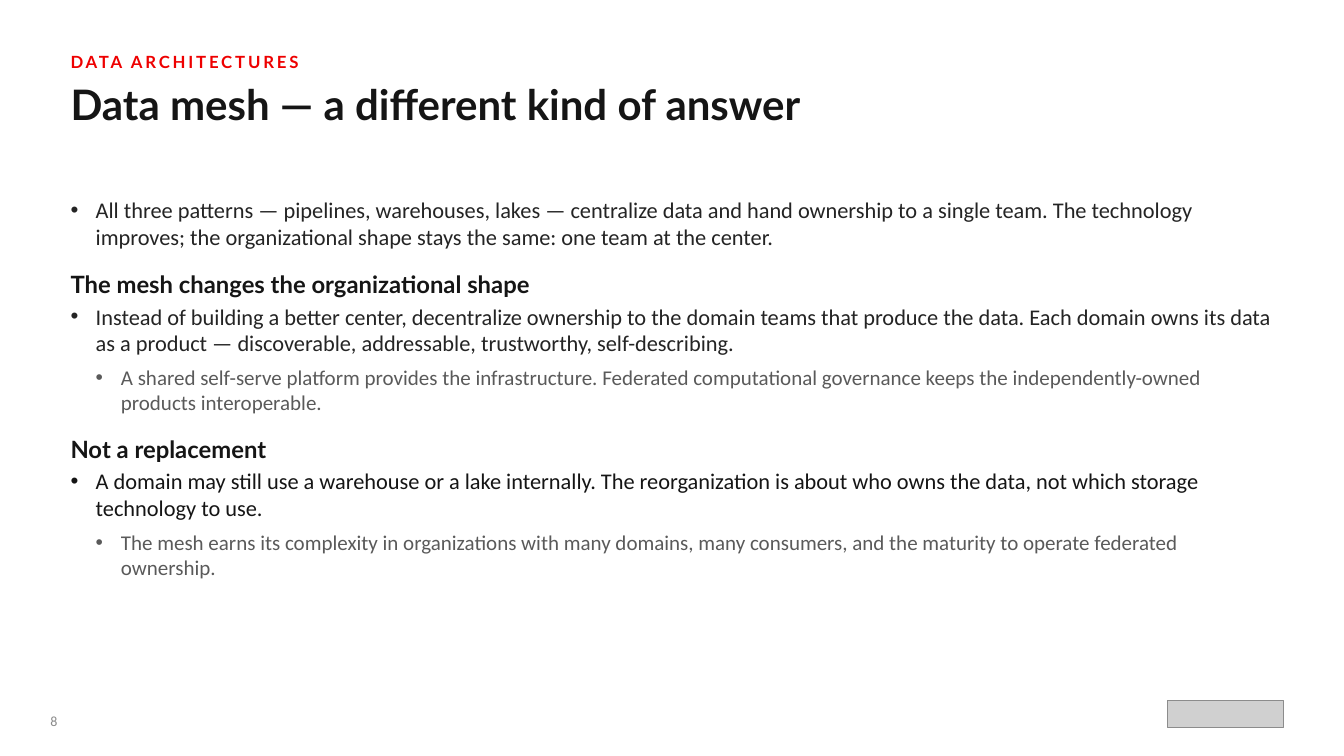
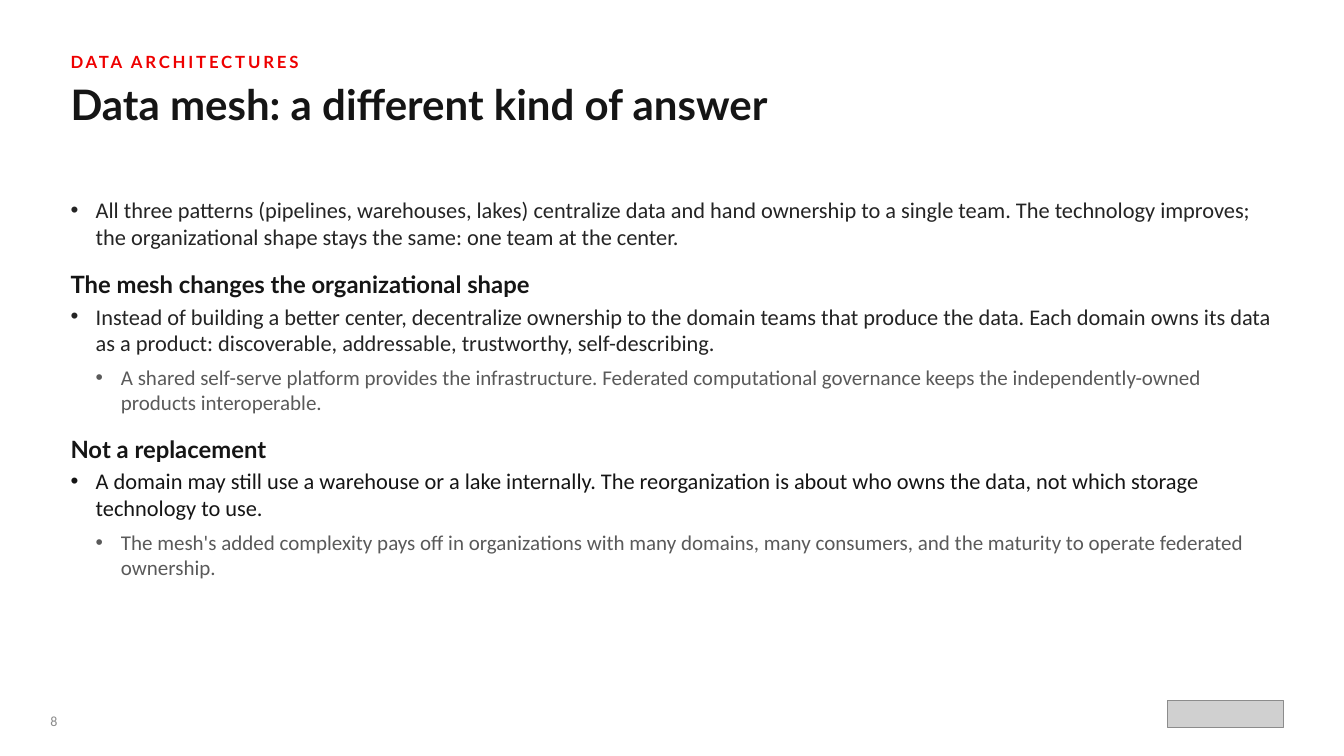
Before and after one commit to patterncatalyst/datamesh-reference-arch-python, a slide deck: slide 9 of presentation/data-mesh-101/The_Data_Mesh_101.pptx. Drawn at 1344x756 pixels with LibreOffice and Linux fonts; fonts in the diff are those of the drawing; grey boxes stand for pictures. Boxes give left, top, right and bottom in pixels: in the first picture for what was removed or moved away, otherwise in the second. Text is boxed around its words. In the diff, an @@ line names an element or a change of style, - is before the commit and + after.

Commit message:
docs(deck): professional-voice pass on the data-mesh decks
Remove em dashes, chapter/section cross-references, and ban-tier verbal
tics (deliberately, earns its place, load-bearing, worth noticing, honest,
on purpose, not a toy, rest of this deck) from The Data Mesh 101 and
Data Mesh on OpenShift pptxgenjs sources, then rebuild both decks.

```diff
--- a/presentation/data-mesh-101/The_Data_Mesh_101.pptx
+++ b/presentation/data-mesh-101/The_Data_Mesh_101.pptx
@@ text at bbox=[170, 88, 768, 121]: text changed @@
-Data mesh — a different kind of answer
+Data mesh: a different kind of answer
@@ text at bbox=[96, 202, 1249, 249]: text changed @@
-• All three patterns — pipelines, warehouses, lakes — centralize data and hand ownership to a single team. The technology improves; the organizational shape stays the same: one team at the center.
+• All three patterns (pipelines, warehouses, lakes) centralize data and hand ownership to a single team. The technology improves; the organizational shape stays the same: one team at the center.
@@ text at bbox=[96, 309, 1270, 355]: text changed @@
-• Instead of building a better center, decentralize ownership to the domain teams that produce the data. Each domain owns its data as a product — discoverable, addressable, trustworthy, self-describing.
+• Instead of building a better center, decentralize ownership to the domain teams that produce the data. Each domain owns its data as a product: discoverable, addressable, trustworthy, self-describing.
@@ text at bbox=[121, 535, 1243, 579]: text changed @@
-  • The mesh earns its complexity in organizations with many domains, many consumers, and the maturity to operate federated ownership.
+  • The mesh's added complexity pays off in organizations with many domains, many consumers, and the maturity to operate federated ownership.
```
Also in this commit, not shown: 12 other slides changed, 4 other files.
